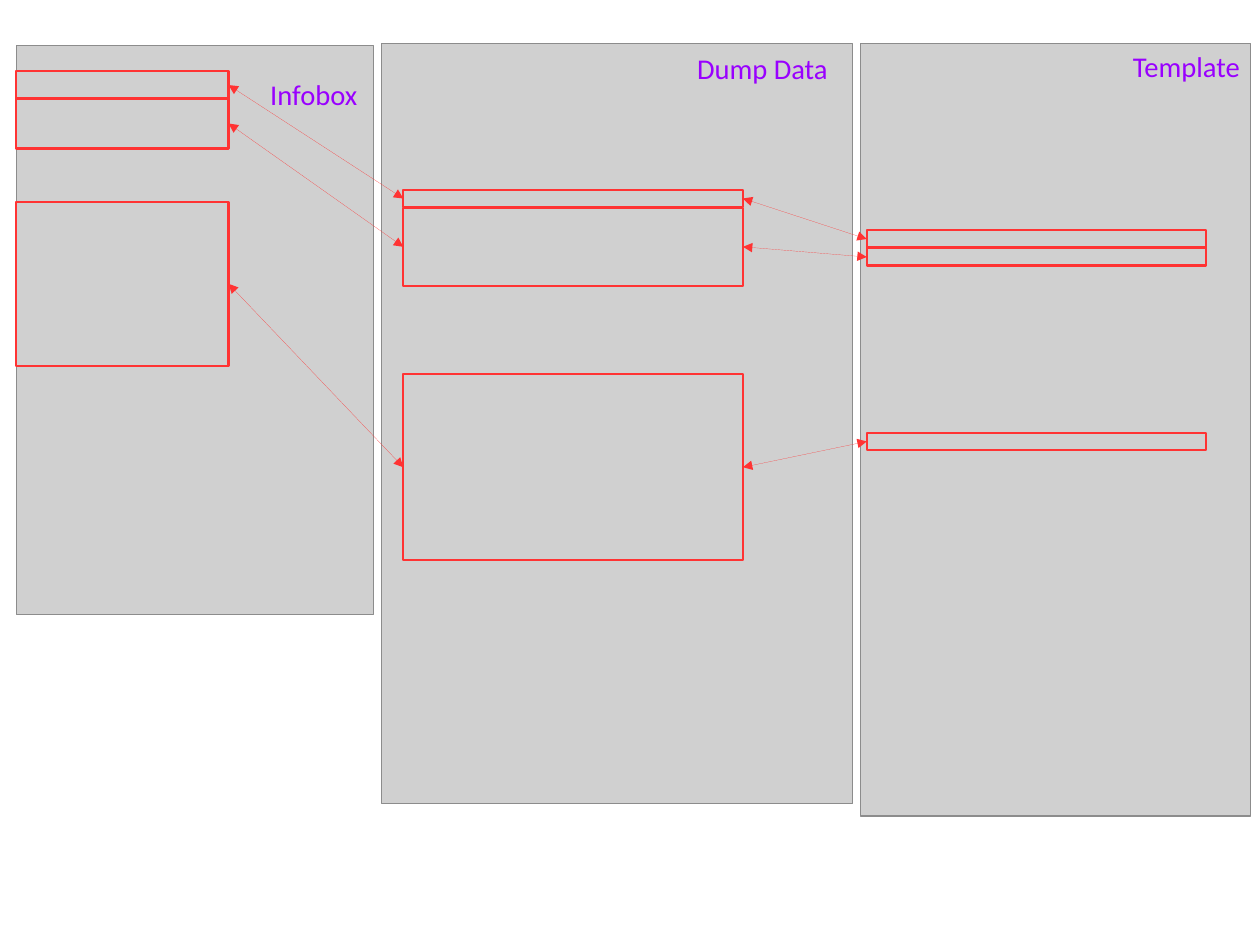
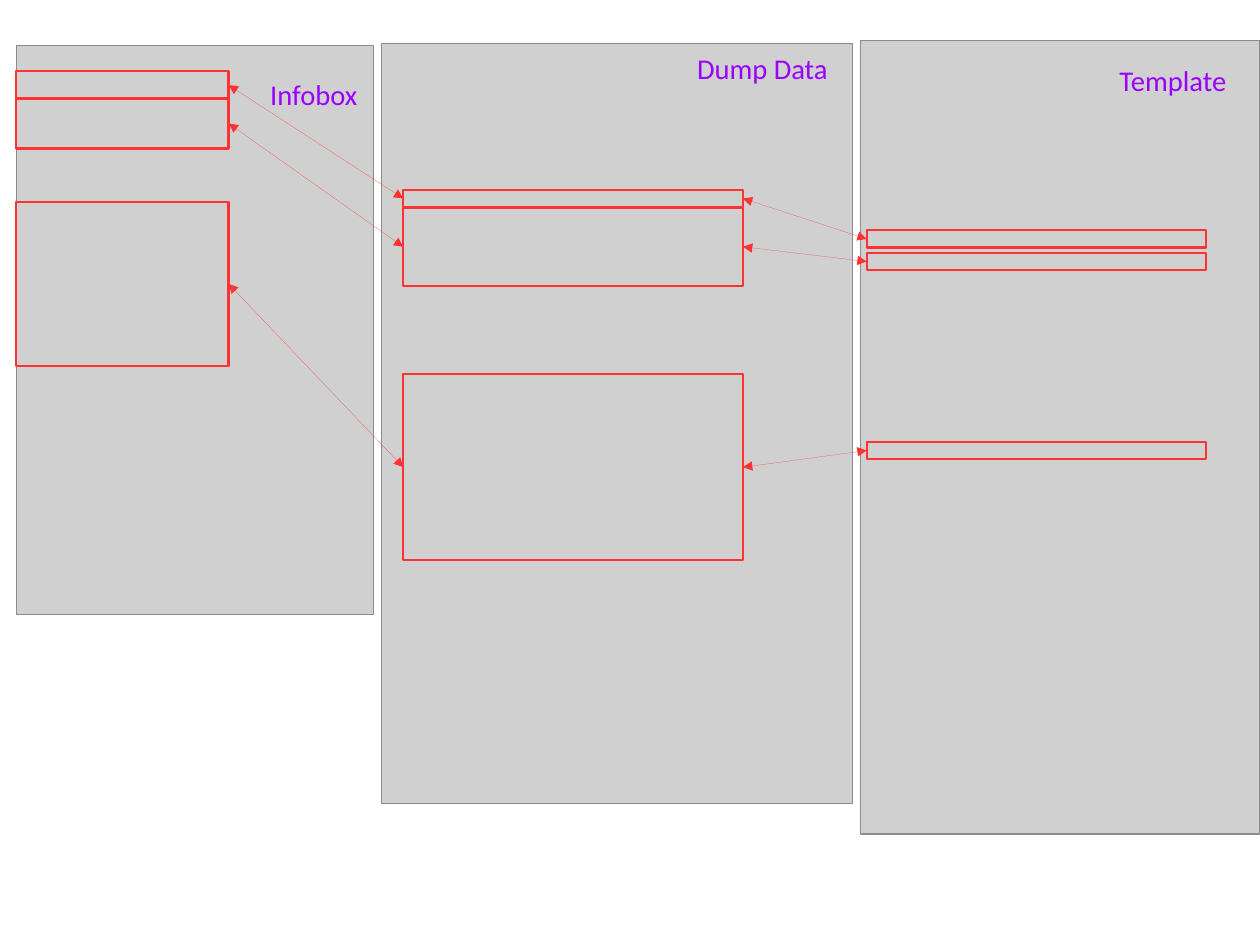
Before and after one commit to Miyayx/Papers, a slide deck: slide 2 of nlpcc/picture/Untitled 2.odp. Drawn at 1260x945 pixels with LibreOffice and Linux fonts; fonts in the diff are those of the drawing; grey boxes stand for pictures. Boxes give left, top, right and bottom in pixels: in the first picture for what was removed or moved away, otherwise in the second. Text is boxed around its words. In the diff, an @@ line names an element or a change of style, - is before the commit and + after.

```diff
--- a/nlpcc/picture/Untitled 2.odp
+++ b/nlpcc/picture/Untitled 2.odp
@@ picture: place and size @@
-picture at bbox=[861, 43, 1252, 816]
+picture at bbox=[861, 41, 1260, 835]
@@ text "Template": place and size @@
-text "Template" at bbox=[1133, 57, 1240, 82]
+text "Template" at bbox=[1119, 71, 1226, 96]
@@ double arrow moved from (743, 247) - (867, 257) to (743, 247) - (867, 262) @@
@@ rectangle: place and size @@
-rectangle at bbox=[867, 248, 1206, 265]
+rectangle at bbox=[867, 253, 1206, 270]
@@ rectangle: place and size @@
-rectangle at bbox=[867, 433, 1206, 450]
+rectangle at bbox=[867, 442, 1206, 460]
@@ double arrow moved from (743, 468) - (867, 441) to (743, 468) - (867, 450) @@
```
Also in this commit, not shown: 1 slide added, 1 other file.
